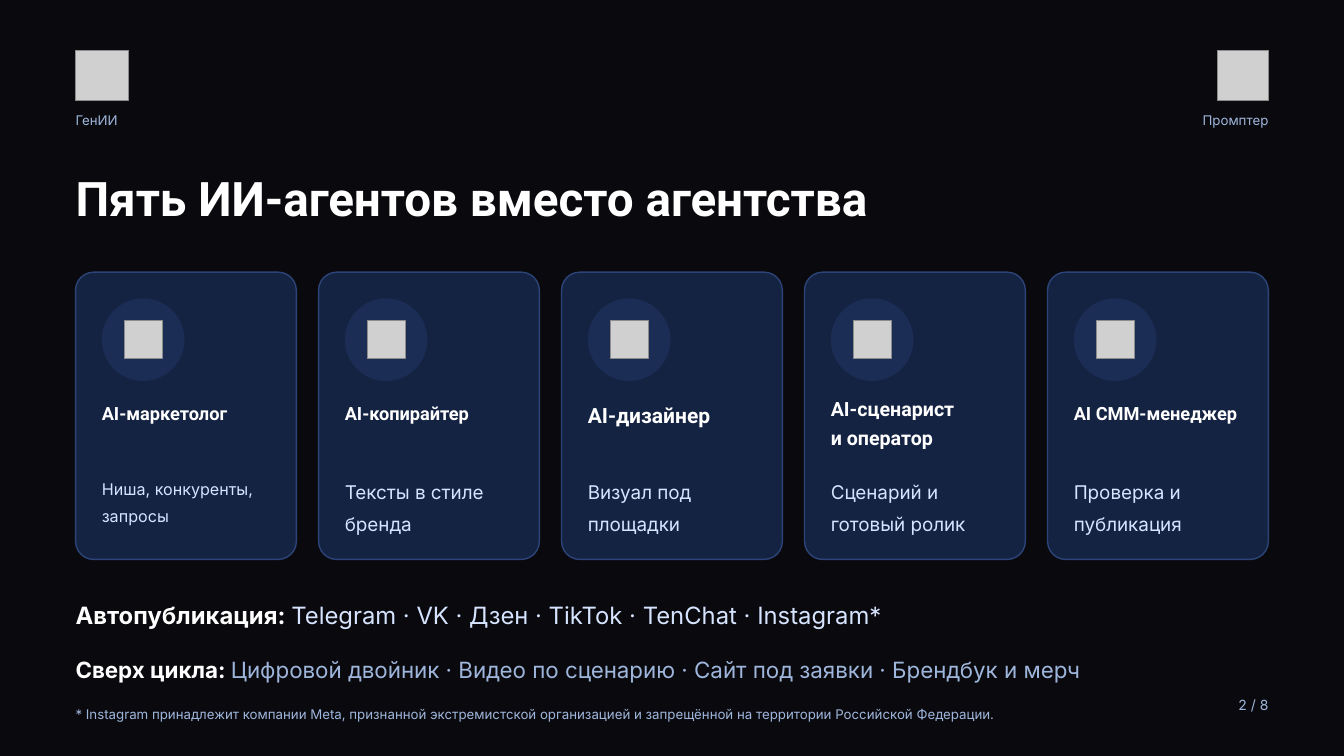
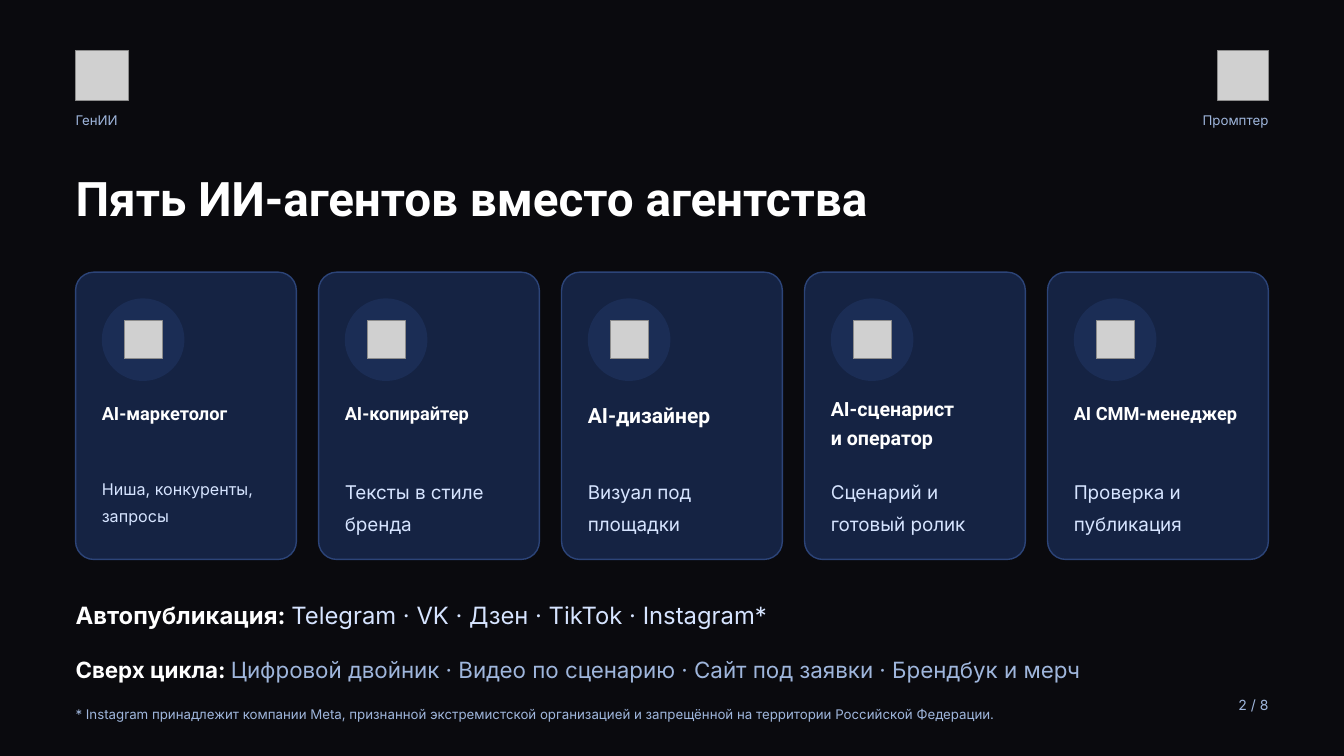
Before and after one commit to injusticebeast802-coder/taste-skill, a slide deck: slide 2 of pressa/press-kit-genii-prompter.pptx. Drawn at 1344x756 pixels with LibreOffice and Linux fonts; fonts in the diff are those of the drawing; grey boxes stand for pictures. Boxes give left, top, right and bottom in pixels: in the first picture for what was removed or moved away, otherwise in the second. Text is boxed around its words. In the diff, an @@ line names an element or a change of style, - is before the commit and + after.

```diff
--- a/pressa/press-kit-genii-prompter.pptx
+++ b/pressa/press-kit-genii-prompter.pptx
@@ text at (76, 606, 767, 629): text changed @@
-Автопубликация: Telegram · VK · Дзен · TikTok · TenChat · Instagram*
+Автопубликация: Telegram · VK · Дзен · TikTok · Instagram*
```
Also in this commit, not shown: 7 other files.
